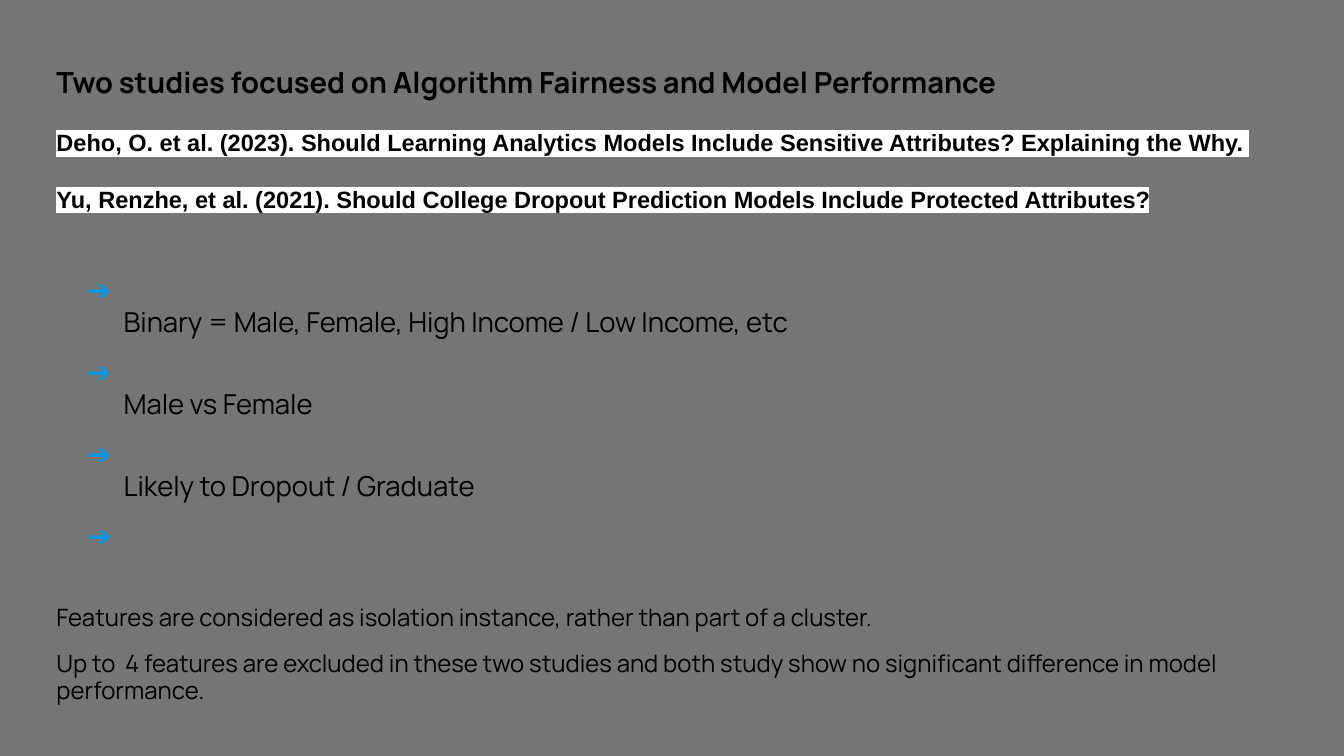
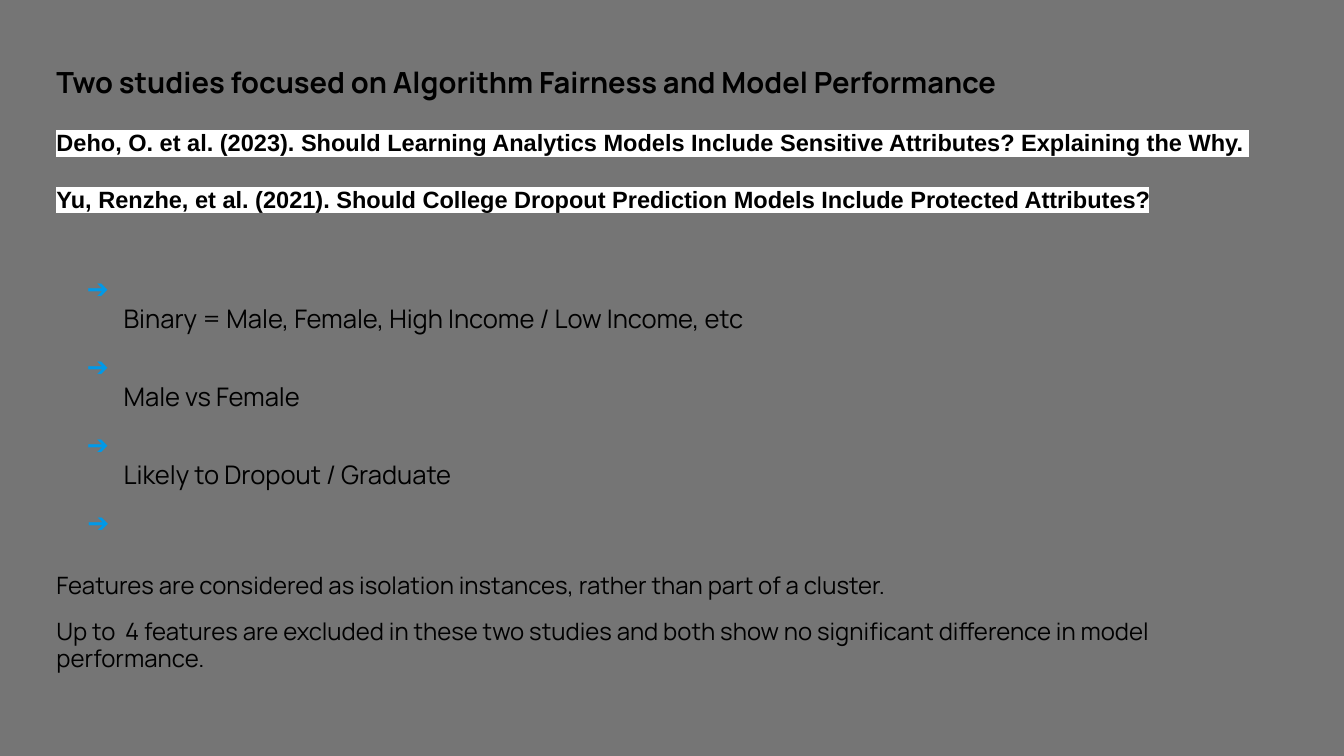
Before and after one commit to bryantoca/capstone_project, a slide deck: slide 5 of Pang_slide.pptx. Drawn at 1344x756 pixels with LibreOffice and Linux fonts; fonts in the diff are those of the drawing; background and template pictures are left out. Boxes give left, top, right and bottom in pixels: in the first picture for what was removed or moved away, otherwise in the second. Text is boxed around its words. In the diff, an @@ line names an element or a change of style, - is before the commit and + after.

```diff
--- a/Pang_slide.pptx
+++ b/Pang_slide.pptx
@@ text at <box>124,309,744,490</box>: size 15.1 to 14.1 pt in "Protected attribute", "Privileged Class", "Favorite Outcome", "Comparison Based on Blind and Aware Dateses"; size 14.6 to 13.6 pt in "Binary = Male, Female, High Income / ...", "Male vs Female", "Likely to Dropout / Graduate" @@
@@ text at <box>56,576,1149,673</box>: text changed @@
-Features are considered as isolation instance, rather than part of a cluster.
-Up to 4 features are excluded in these two studies and both study show no significant difference in model performance.
+Features are considered as isolation instances, rather than part of a cluster.
+Up to 4 features are excluded in these two studies and both show no significant difference in model performance.
```
Also in this commit, not shown: 5 other slides changed, 1 other file.
